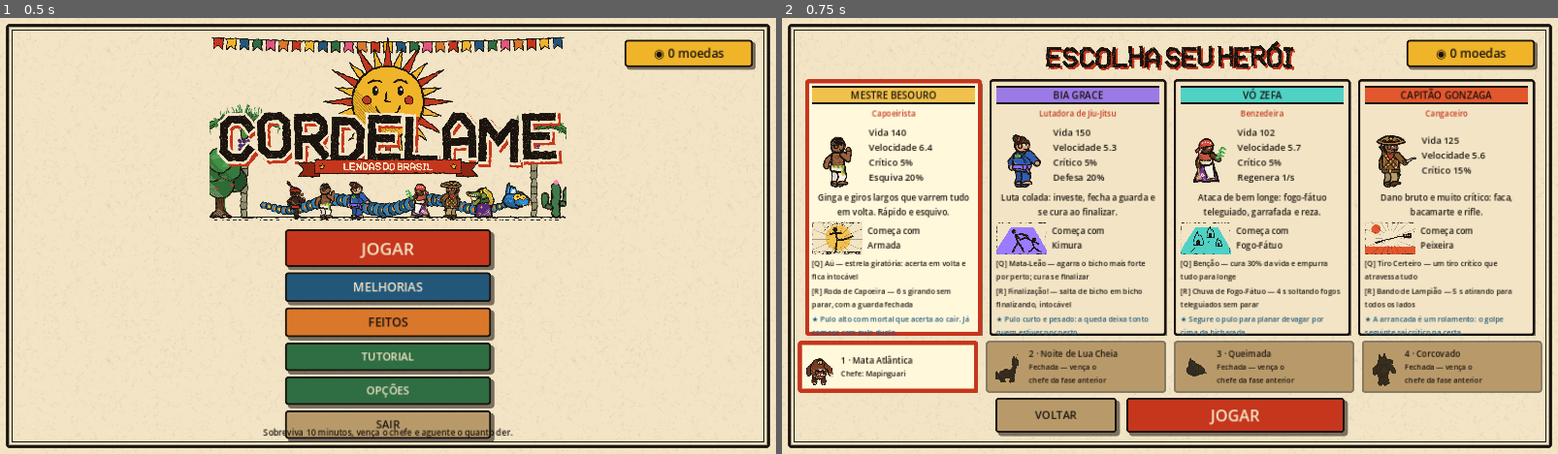
Above: before the commit, frames 1-2 (left to right).
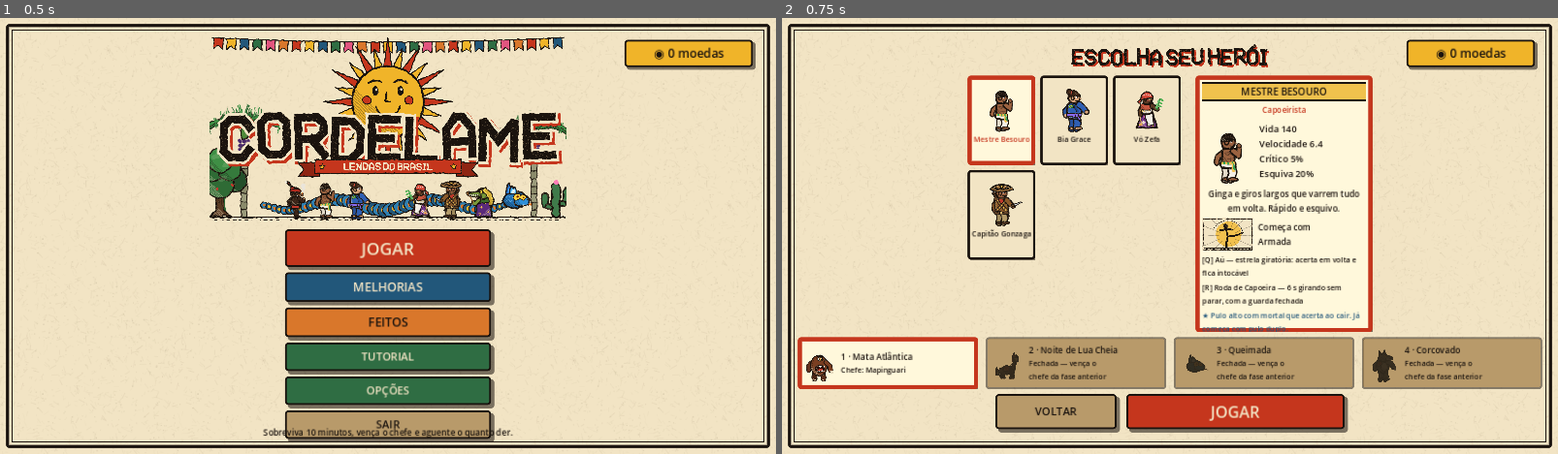
Above: after the commit, the same moments.

Repository: diogobennertz/cordel
Game: Godot game, scene res://scenes/World.tscn
Two runs of this game, one before a commit and one after it. Both use one fixed random seed, a clock stepped at 60 frames per second and the inputs below.
Inputs:
- Up to frame 1 (0.5 s): no input
- Up to frame 2 (0.75 s): click "JOGAR" at 0.5 s

Frame 1 is identical in both runs. In frame 2, 28% of the frame differs, in the area x 2-98%, y 5-96%.

Commit message:
Mapa grande (tecla M), tutorial opcional e escolha de herói em grade
Co-Authored-By: Claude Sonnet 5 <noreply@anthropic.com>

Diff:
--- a/godot/scripts/Ctrl.gd
+++ b/godot/scripts/Ctrl.gd
@@ -10,6 +10,7 @@
 	["pulo", "Pular", KEY_SPACE], ["dash", "Arrancada", KEY_SHIFT],
 	["q", "Especial", KEY_Q], ["r", "Ultimate", KEY_R],
 	["info", "Ver a build (segurar)", KEY_TAB], ["sair", "Sair da fase (depois do chefe)", KEY_F],
+	["mapa", "Abrir o mapa grande", KEY_M],
 ]
 const JOY := {"pulo": [JOY_BUTTON_A], "dash": [JOY_BUTTON_B, JOY_BUTTON_RIGHT_SHOULDER], "q": [JOY_BUTTON_X], "r": [JOY_BUTTON_Y],
 	"info": [JOY_BUTTON_LEFT_SHOULDER], "sair": [JOY_BUTTON_BACK]}
--- a/godot/scripts/Menus.gd
+++ b/godot/scripts/Menus.gd
@@ -96,18 +96,58 @@
 	_limpar("herois")
 	Tela.fundo_papel(raiz)
 	var vb := _centro(8)
-	vb.add_child(Tela.titulo("t_heroi", 58))
-	var hb := _linha(vb, 12)
-	for id in Dados.CLASSES: hb.add_child(_carta_heroi(id))
+	vb.add_child(Tela.titulo("t_heroi", 46))
+	var corpo := _linha(vb, 16)
+	# esquerda: grade dos heróis (rola quando tiver muitos — hoje são poucos, mas vão chegar a ~20)
+	var scr := ScrollContainer.new(); scr.custom_minimum_size = Vector2(356, 424)
+	scr.horizontal_scroll_mode = ScrollContainer.SCROLL_MODE_DISABLED; corpo.add_child(scr)
+	var gr := GridContainer.new(); gr.columns = 3
+	gr.add_theme_constant_override("h_separation", 8); gr.add_theme_constant_override("v_separation", 8); scr.add_child(gr)
+	for id in Dados.CLASSES: gr.add_child(_icone_heroi(id))
+	# direita: ficha completa de quem está selecionado
+	corpo.add_child(_carta_heroi(w.sel_heroi))
 	var hf := _linha(vb, 12)
 	var fmax: int = mini(int(Salvo.d["fase_max"]), Dados.FASES.size() - 1)
 	w.sel_fase = clampi(w.sel_fase, 0, fmax)
 	for i in range(Dados.FASES.size()): hf.add_child(_carta_fase(i, fmax))
 	var hbt := _linha(vb, 16)
 	hbt.add_child(Tela.botao("VOLTAR", titulo, 18, Tela.PARDO, 200.0, 50.0))
-	var ac_jogar := func(): w.iniciar_jogo(w.sel_heroi, w.sel_fase, not bool(Salvo.d["tutorial"]))
+	var ac_jogar := func():
+		if bool(Salvo.d["tutorial"]): w.iniciar_jogo(w.sel_heroi, w.sel_fase, false)
+		else: perguntar_tutorial()
 	hbt.add_child(Tela.botao("JOGAR", ac_jogar, 26, Tela.URUCUM, 360.0, 50.0))
 	_moedas_tag()
+
+# quadradinho clicável de cada herói na grade (a ficha grande fica à direita, só do escolhido)
+func _icone_heroi(id: String) -> Button:
+	var c: Dictionary = Dados.CLASSES[id]
+	var sel: bool = id == w.sel_heroi
+	var b := Button.new(); b.custom_minimum_size = Vector2(112, 148); b.clip_contents = true
+	_estilo_carta(b, sel)
+	var v := _miolo(b, 6, 2)
+	v.add_child(Tela.imagem("s_" + id, Vector2(70, 88)))
+	v.add_child(Tela.texto(String(c["apelido"]), 12, 96, Tela.TINTA if not sel else Tela.URUCUM))
+	Tela.ignora_mouse(b)
+	b.pressed.connect(func():
+		w.sel_heroi = id; Salvo.d["heroi"] = id; herois())
+	return b
+
+# pergunta (só na primeira vez) se a pessoa quer fazer o tutorial antes da 1ª fase
+func perguntar_tutorial() -> void:
+	_limpar("pergtut")
+	Tela.escuro(raiz, 0.72)
+	var cc := CenterContainer.new(); cc.set_anchors_preset(Control.PRESET_FULL_RECT); raiz.add_child(cc)
+	var p := Tela.painel(Color(1.0, 0.97, 0.86)); cc.add_child(p)
+	var vb := VBoxContainer.new(); vb.add_theme_constant_override("separation", 16); p.add_child(vb)
+	vb.add_child(Tela.rotulo("Quer fazer um tutorial rápido antes de começar?", 22, Tela.TINTA, HORIZONTAL_ALIGNMENT_CENTER, true))
+	vb.add_child(Tela.texto("Ensina os controles e como o jogo funciona. Pode jogar de novo quando quiser, pelo menu principal.", 14, 480))
+	var hb := _linha(vb, 16)
+	var ac_sim := func():
+		Salvo.d["tutorial"] = true; Salvo.salvar(); w.iniciar_jogo(w.sel_heroi, w.sel_fase, true)
+	var ac_nao := func():
+		Salvo.d["tutorial"] = true; Salvo.salvar(); w.iniciar_jogo(w.sel_heroi, w.sel_fase, false)
+	hb.add_child(Tela.botao("SIM", ac_sim, 20, Tela.URUCUM, 190.0, 50.0))
+	hb.add_child(Tela.botao("NÃO", ac_nao, 20, Tela.PARDO, 190.0, 50.0))
 
 func _estilo_carta(b: Button, marcado: bool, fundo: Color = Tela.PAPEL) -> void:
 	var claro := Color(1.0, 0.97, 0.86)
@@ -461,7 +501,7 @@
 		_capt = ""; get_viewport().set_input_as_handled()
 		if tela == "opcoes": opcoes(_volta)
 		return
-	if event is InputEventJoypadButton and event.pressed and event.button_index == JOY_BUTTON_B and tela in ["opcoes", "herois", "melhorias", "feitos", "loja", "lore", "npc", "pausa"]:
+	if event is InputEventJoypadButton and event.pressed and event.button_index == JOY_BUTTON_B and tela in ["opcoes", "herois", "melhorias", "feitos", "loja", "lore", "npc", "pausa", "pergtut"]:
 		esc(); return
 	if tela == "lore" and event is InputEventKey and event.pressed and not event.echo and event.physical_keycode in [KEY_ENTER, KEY_KP_ENTER, KEY_SPACE]:
 		get_viewport().set_input_as_handled(); w.fechar_loja(); return
@@ -589,3 +629,4 @@
 		"loja", "lore", "npc": w.fechar_loja()
 		"opcoes": Salvo.salvar(); _volta.call()
 		"herois", "melhorias", "feitos": titulo()
+		"pergtut": herois()
--- a/godot/scripts/MiniMapa.gd
+++ b/godot/scripts/MiniMapa.gd
@@ -3,6 +3,7 @@
 # Minimapa redondo: a clareira inteira, girando junto com a câmera (para cima = para onde você olha).
 
 var w
+var grande := false          # true = versão grande no meio da tela, com os nomes do que tem no mapa
 var _n := 0
 
 func _process(_d: float) -> void:
@@ -30,15 +31,24 @@
 	for o in w.objetos:
 		var p: Vector2 = _p(o["no"].position.x, o["no"].position.z, r)
 		match o["tipo"]:
-			"bau": draw_rect(Rect2(p - Vector2(3, 3), Vector2(6, 6)), Color(1.0, 0.85, 0.3))
+			"bau": draw_rect(Rect2(p - Vector2(3, 3), Vector2(6, 6)), Color(1.0, 0.85, 0.3)); _rotula(p, "Baú", Color(1.0, 0.85, 0.3))
 			"oratorio":
-				if not o["usado"]: draw_rect(Rect2(p - Vector2(3, 3), Vector2(6, 6)), Color(0.55, 0.85, 1.0))
-			"loja": draw_rect(Rect2(p - Vector2(4, 4), Vector2(8, 8)), Color(1.0, 0.55, 0.15))
-			"portal": draw_circle(p, 5.0, Color(0.75, 0.4, 1.0))
+				if not o["usado"]:
+					draw_rect(Rect2(p - Vector2(3, 3), Vector2(6, 6)), Color(0.55, 0.85, 1.0)); _rotula(p, "Oratório", Color(0.55, 0.85, 1.0))
+			"loja": draw_rect(Rect2(p - Vector2(4, 4), Vector2(8, 8)), Color(1.0, 0.55, 0.15)); _rotula(p, "Bodega", Color(1.0, 0.65, 0.3))
+			"portal": draw_circle(p, 5.0, Color(0.75, 0.4, 1.0)); _rotula(p, "Portal", Color(0.85, 0.6, 1.0))
 			_:
-				if Dados.NPCS.has(o["tipo"]): draw_rect(Rect2(p - Vector2(4, 4), Vector2(8, 8)), Color.WHITE)
+				if Dados.NPCS.has(o["tipo"]):
+					draw_rect(Rect2(p - Vector2(4, 4), Vector2(8, 8)), Color.WHITE); _rotula(p, Dados.NPCS[o["tipo"]]["nome"], Color.WHITE)
 	var pp: Vector3 = w.player.position
 	var pj := _p(pp.x, pp.z, r)
 	draw_circle(pj, 5.5, Tela.TINTA); draw_circle(pj, 3.8, Color.WHITE)
-	var seta: Vector2 = Vector2(0, -1).rotated(0.0)
-	draw_line(pj, pj + seta * 9.0, Color.WHITE, 2.5)
+	var seta: Vector2 = Vector2(0, -1)
+	draw_line(pj, pj + seta * (9.0 if not grande else 16.0), Color.WHITE, 2.5 if not grande else 3.5)
+	if grande: _rotula(pj, "Você", Tela.TINTA)
+
+# nome ao lado do ícone, só no mapa grande (no mini ficaria poluído)
+func _rotula(pos: Vector2, txt: String, cor: Color) -> void:
+	if not grande: return
+	draw_string(Tela.fonte(true), pos + Vector2(9, 4), txt, HORIZONTAL_ALIGNMENT_LEFT, -1, 14, Tela.TINTA)
+	draw_string(Tela.fonte(true), pos + Vector2(8, 3), txt, HORIZONTAL_ALIGNMENT_LEFT, -1, 14, cor)
--- a/godot/scripts/World.gd
+++ b/godot/scripts/World.gd
@@ -75,6 +75,10 @@
 var caixa_inv: HFlowContainer   # mini inventário: as cartas de atributo pegas
 var _inv_n := -1
 var minimapa: MiniMapa
+var mapa_grande: MiniMapa
+var mapa_fundo: Control
+var mapa_aberto := false
+var _mapa_ant := false
 var painel_info: PanelContainer
 var lbl_info: Label
 var pixel: ColorRect
@@ -374,6 +378,16 @@
 	minimapa = MiniMapa.new(); minimapa.w = self; minimapa.mouse_filter = Control.MOUSE_FILTER_IGNORE
 	minimapa.anchor_left = 1; minimapa.anchor_right = 1; minimapa.offset_left = -208; minimapa.offset_right = -14; minimapa.offset_top = 12; minimapa.offset_bottom = 206
 	hud.add_child(minimapa)
+	# mapa grande (tecla M), escondido até abrir
+	mapa_fundo = Control.new(); mapa_fundo.set_anchors_preset(Control.PRESET_FULL_RECT); mapa_fundo.visible = false; hud.add_child(mapa_fundo)
+	var mf_cor := ColorRect.new(); mf_cor.color = Color(0.1, 0.07, 0.05, 0.6); mf_cor.set_anchors_preset(Control.PRESET_FULL_RECT); mapa_fundo.add_child(mf_cor)
+	mapa_grande = MiniMapa.new(); mapa_grande.w = self; mapa_grande.grande = true; mapa_grande.mouse_filter = Control.MOUSE_FILTER_IGNORE
+	mapa_grande.anchor_left = 0.5; mapa_grande.anchor_right = 0.5; mapa_grande.anchor_top = 0.5; mapa_grande.anchor_bottom = 0.5
+	mapa_grande.offset_left = -320; mapa_grande.offset_right = 320; mapa_grande.offset_top = -320; mapa_grande.offset_bottom = 320
+	mapa_fundo.add_child(mapa_grande)
+	var dica_mapa := _label(16, HORIZONTAL_ALIGNMENT_CENTER); dica_mapa.text = "%s fecha o mapa" % Ctrl.nome("mapa")
+	dica_mapa.anchor_left = 0.5; dica_mapa.anchor_right = 0.5; dica_mapa.offset_top = 332; dica_mapa.offset_left = -200; dica_mapa.offset_right = 200
+	mapa_fundo.add_child(dica_mapa)
 	lbl_dir = _label(17, HORIZONTAL_ALIGNMENT_RIGHT)
 	lbl_dir.anchor_left = 1; lbl_dir.anchor_right = 1; lbl_dir.offset_left = -400; lbl_dir.offset_right = -14; lbl_dir.offset_top = 210; hud.add_child(lbl_dir)
 	# mini inventário: cartas de atributo pegas, no canto de cima à esquerda
@@ -509,7 +523,8 @@
 	_seguir_camera(delta)
 	var st := Ctrl.start()                    # Start do controle = ESC
 	if st and not _start_ant:
-		if estado == "jogo" and not levelup_aberto: pausar()
+		if mapa_aberto: _alternar_mapa()
+		elif estado == "jogo" and not levelup_aberto: pausar()
 		else: menus.esc()
 	_start_ant = st
 	if Engine.get_process_frames() % 30 == 0: _pixel()
@@ -529,12 +544,20 @@
 	_pombas_girando(delta)
 	_poderes(delta)
 	_hud()
+	var map_ap := Ctrl.ap("mapa")
+	if map_ap and not _mapa_ant and not levelup_aberto: _alternar_mapa()
+	_mapa_ant = map_ap
 	var cj := Ctrl.cam()                      # analógico direito gira a câmera
 	if cj != Vector2.ZERO:
 		cam_yaw -= cj.x * 2.6 * delta * Tela.opc("sens")
 		cam_pitch = clampf(cam_pitch + cj.y * 1.6 * delta * Tela.opc("sens"), 0.08, 1.25)
 	if chefe_morto and Ctrl.ap("sair"): _encerrar("FASE VENCIDA!", Color(1.0, 0.85, 0.3))
 	_teste_tick()
+
+func _alternar_mapa() -> void:
+	mapa_aberto = not mapa_aberto
+	mapa_fundo.visible = mapa_aberto
+	if mapa_aberto: mapa_grande.queue_redraw()
 
 # câmera em terceira pessoa: orbita o herói conforme o mouse
 func _seguir_camera(delta: float) -> void:
@@ -568,7 +591,8 @@
 		elif event.button_index == MOUSE_BUTTON_WHEEL_DOWN: cam_dist = minf(22.0, cam_dist + 0.8)
 		elif event.button_index == MOUSE_BUTTON_LEFT: _mouse(true)
 	if event is InputEventKey and event.pressed and not event.echo and event.physical_keycode == KEY_ESCAPE:
-		if estado == "jogo" and not levelup_aberto: pausar()
+		if mapa_aberto: _alternar_mapa()
+		elif estado == "jogo" and not levelup_aberto: pausar()
 		else: menus.esc()
 
 # ---------------- pausa (ESC) e opções ----------------
@@ -1709,13 +1733,14 @@
 	sem_mouse = true
 	Salvo.d["moedas"] = 345; Salvo.d["fase_max"] = 1; Salvo.d["melhorias"] = {"capoeirista": {"dano": 3, "vida": 1}, "jiujitsu": {"dano": 7, "critico": 4}}; Salvo.d["recordes"] = {"0": 100.0}
 	Salvo.d["contadores"] = {"abates": 812, "abates_saci": 150, "chefes": 1, "uso_kimura": 40, "criticos": 300}
-	if nome in ["herois", "melhorias", "opcoes", "titulo", "feitos", "controles"]:
+	if nome in ["herois", "melhorias", "opcoes", "titulo", "feitos", "controles", "pergtut"]:
 		_montar_menu()
 		if nome == "herois": menus.herois()
 		elif nome == "melhorias": menus.melhorias()
 		elif nome == "feitos": menus.feitos()
 		elif nome == "opcoes": menus.opcoes(menus.titulo)
 		elif nome == "controles": menus._aba = "controles"; menus.opcoes(menus.titulo)
+		elif nome == "pergtut": _montar_menu(); menus.herois(); menus.perguntar_tutorial()
 	else:
 		iniciar_jogo("capoeirista" if nome != "nivel2" else "cangaceiro", 3 if nome == "cristo" else 0)
 		player.aplicar_carta({"tipo": "golpe_novo", "id": Dados.CLASSES[player.classe]["desbloqueia"].keys()[0]})
@@ -1739,6 +1764,8 @@
 			player.position += Vector3(2, 0, 2)
 		elif nome == "cristo":
 			player.position = Vector3(0, 0, 4); cam_yaw = 0.0; cam_pitch = 0.2; cam_dist = 20.0
+		elif nome == "mapagrande":
+			_montar_objetos(); _alternar_mapa()
 		elif Dados.NPCS.has(nome):
 			moedas = 70.0; _teste_fim = 0.0; Salvo.d["falas"][nome] = randi() % 5; abrir_npc(nome)
 		elif nome == "lore": abrir_escolha("lore:lobisomem")
Not shown, added: godot/shot_mapagrande.png.import
Not shown, added: godot/shot_pergtut.png.import
Not shown, changed: godot/LEIA-ME.md
